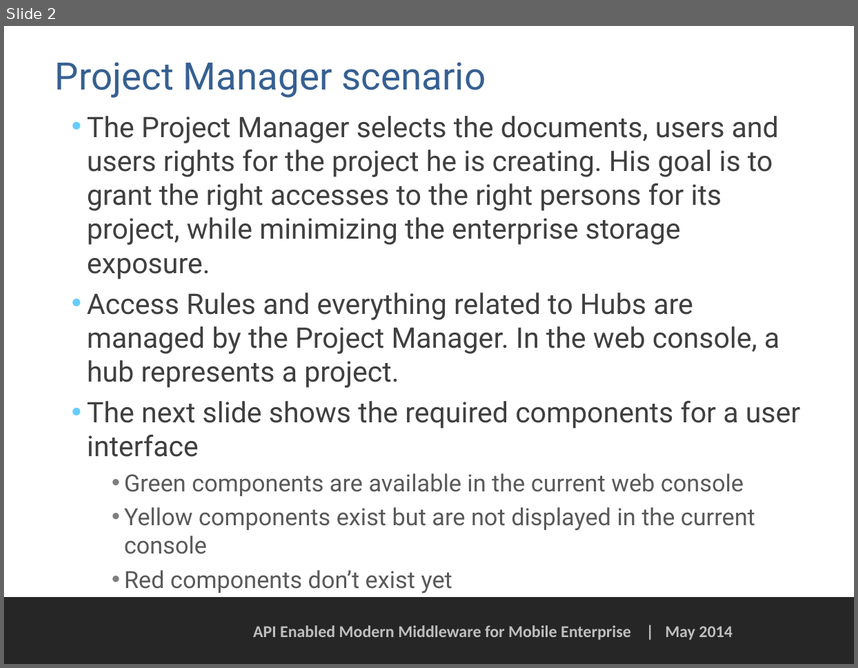
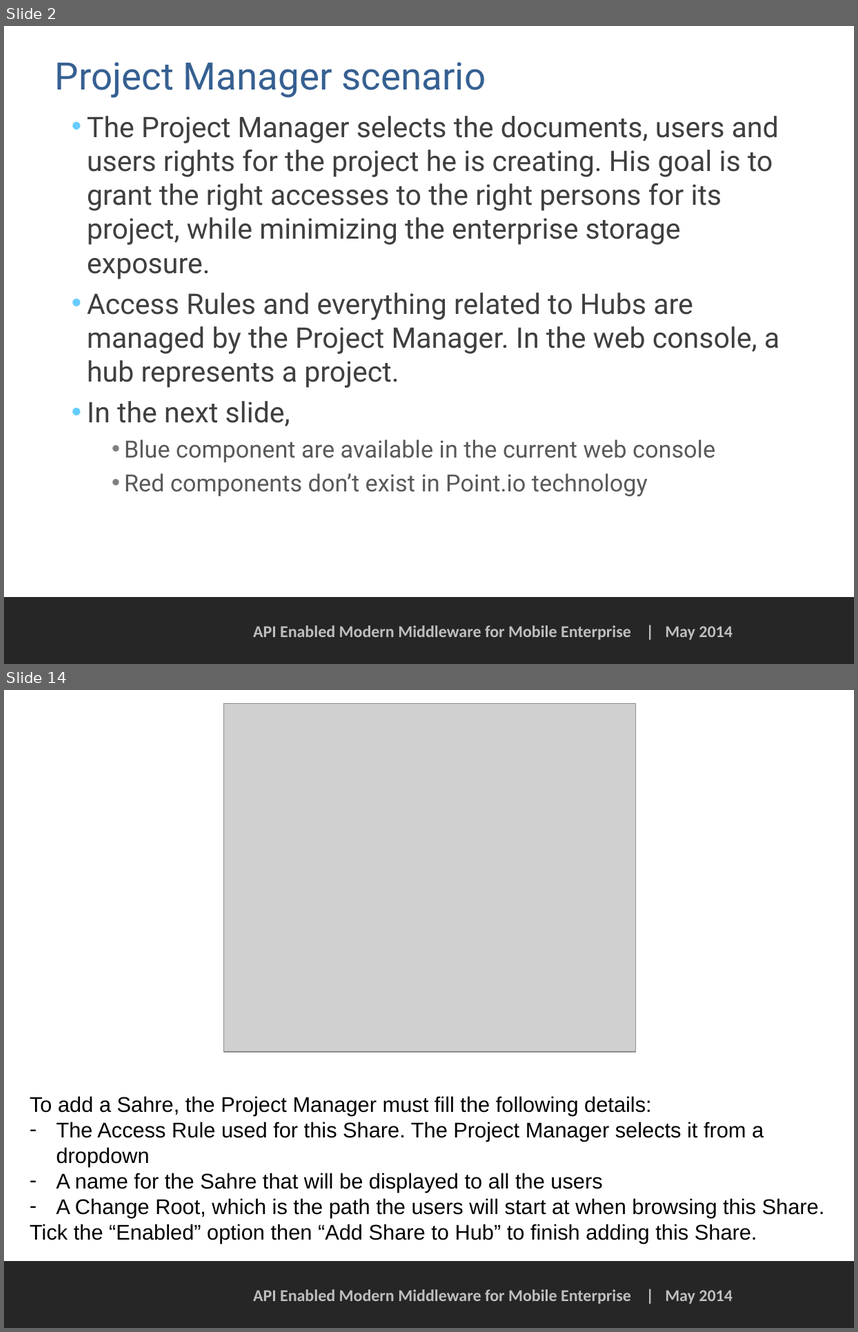
Before and after one commit to PointIO/Documentation, a slide deck: web console doc/Project Manager scenario - web console.pptx. Shown one above the other, each under a label of ours: slide 2 before the commit, slides 2 and 14 after it; the slides between them are not shown. The pictures are 858x668 and 858x1332 pixels, drawn with LibreOffice and Linux fonts; fonts in the diff are those of the drawing; grey boxes stand for pictures; background and template pictures are left out. Boxes give left, top, right and bottom in pixels: in the first picture for what was removed or moved away, otherwise in the second. Text is boxed around its words. In the diff, an @@ line names an element or a change of style, - is before the commit and + after.

Commit message:
Project Manager updated to v1, typo in Storage Administrator fixed

```diff
--- a/web console doc/Project Manager scenario - web console.pptx
+++ b/web console doc/Project Manager scenario - web console.pptx
@@ slide 14 added at box(4, 690, 854, 1328), background #FFFFFF; not listed: 2 template elements that a slide beside it also shows @@
@@ picture added at box(224, 704, 637, 1052) @@
@@ text added at box(30, 1096, 825, 1243), 18 pt, text #000000 @@
+To add a Sahre, the Project Manager must fill the following details:
+– The Access Rule used for this Share. The Project Manager selects it from a dropdown
+– A name for the Sahre that will be displayed to all the users
+– A Change Root, which is the path the users will start at when browsing this Share.
+Tick the “Enabled” option then “Add Share to Hub” to finish adding this Share.
@@ slide 2 changed as well @@
@@ text at box(87, 401, 715, 497): text changed @@
-• The next slide shows the required components for a user interface
-  • Green components are available in the current web console
-  • Yellow components exist but are not displayed in the current console
-  • Red components don’t exist yet
+• In the next slide,
+  • Blue component are available in the current web console
+  • Red components don’t exist in Point.io technology
```
Also in this commit, not shown: 14 other slides added, 16 slides removed, 1 other file.
